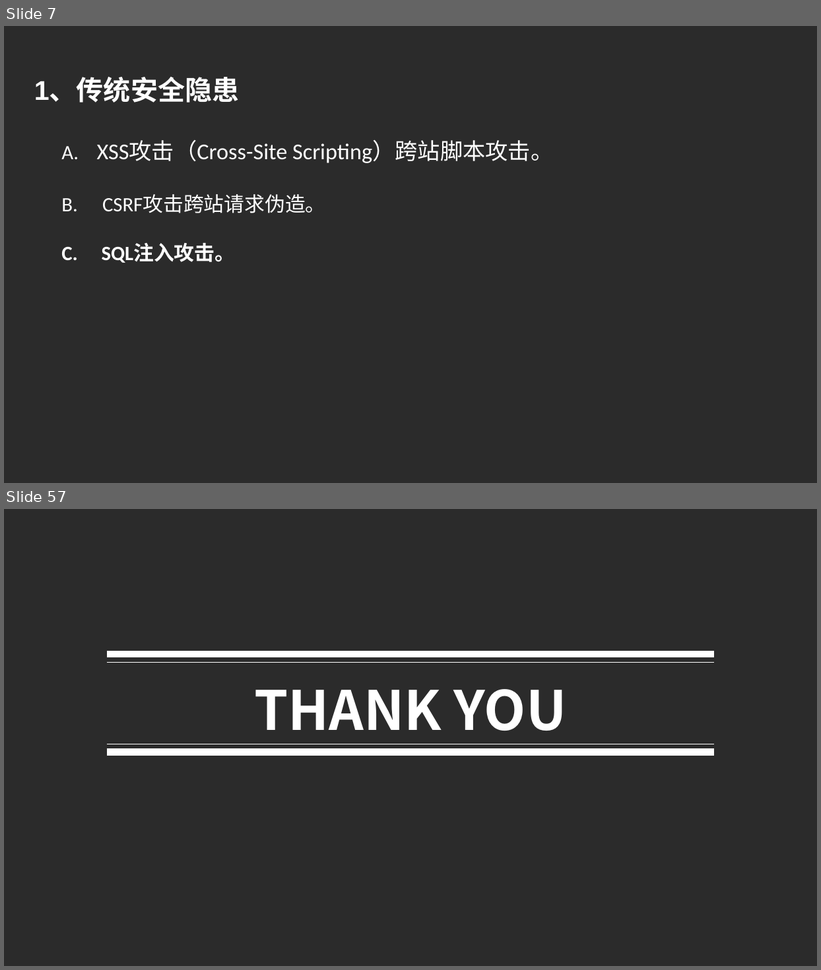
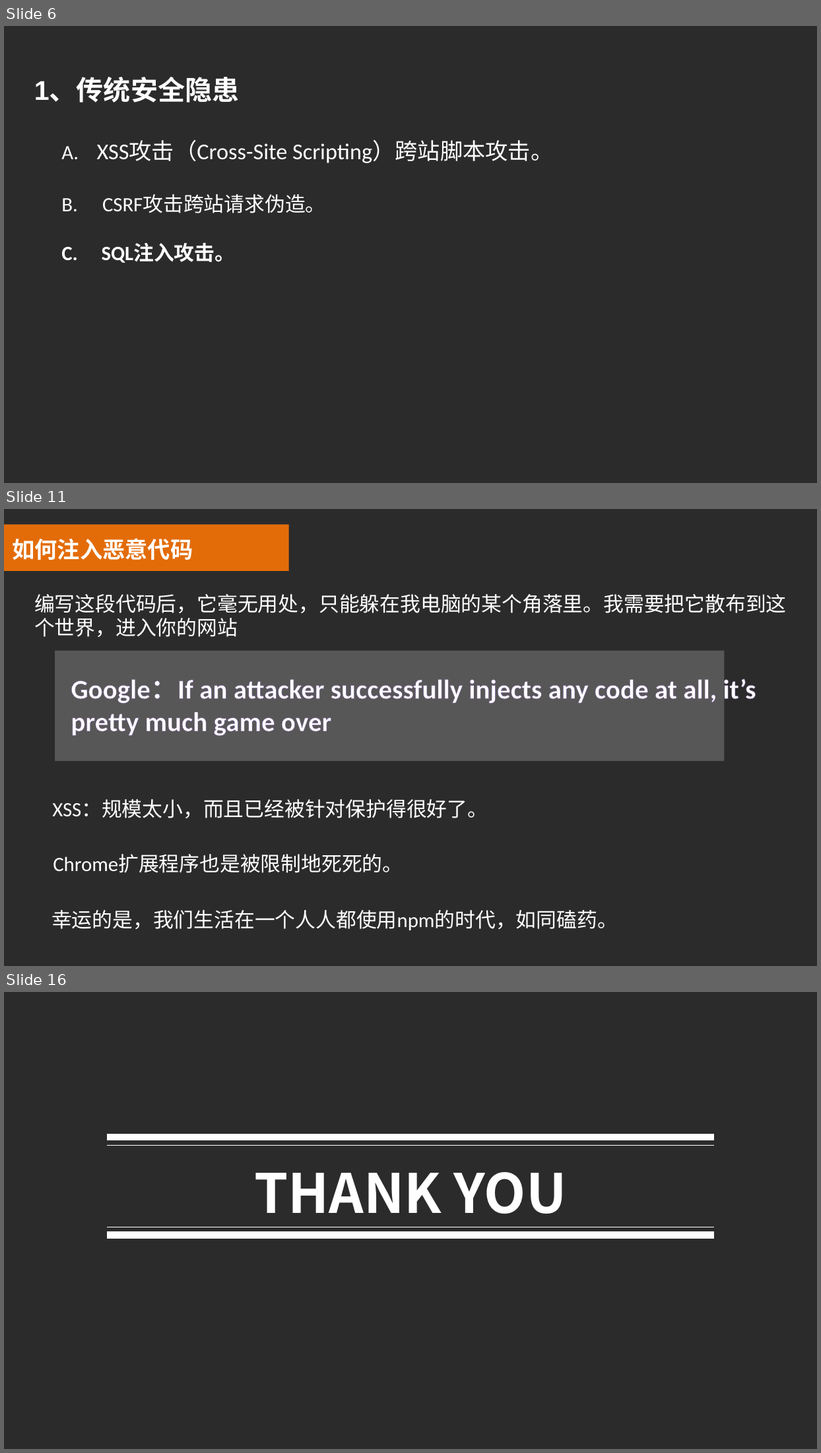
Before and after one commit to luke93h/git-blog, a slide deck: src/npm木马.pptx. Shown one above the other, each under a label of ours: slides 7 and 57 before the commit, slides 6, 11 and 16 after it; the slides between them are not shown. The pictures are 821x970 and 821x1453 pixels, drawn with LibreOffice and Linux fonts; fonts in the diff are those of the drawing; background and template pictures are left out; a plain dark background stands for a picture behind light text. Boxes give left, top, right and bottom in pixels: in the first picture for what was removed or moved away, otherwise in the second. Text is boxed around its words. In the diff, an @@ line names an element or a change of style, - is before the commit and + after.

```diff
--- a/src/npm木马.pptx
+++ b/src/npm木马.pptx
@@ slide 11 added at (x1=4, y1=509, x2=817, y2=966), background picture (left out) @@
@@ rectangle added at (x1=4, y1=524, x2=288, y2=571), fill #E36C09 @@
@@ text added at (x1=12, y1=538, x2=193, y2=560), 20 pt, text #FFFFFF, bold @@
+如何注入恶意代码
@@ text added at (x1=34, y1=594, x2=787, y2=637), 18 pt, text #FFFFFF @@
+编写这段代码后，它毫无用处，只能躲在我电脑的某个角落里。我需要把它散布到这个世界，进入你的网站
@@ rectangle added at (x1=55, y1=650, x2=725, y2=761), fill #FFFFFF at 21% opacity @@
@@ text added at (x1=71, y1=676, x2=756, y2=736), 24 pt, text #FFFFFF, bold @@
+Google：If an attacker successfully injects any code at all, it’s pretty much game over
@@ text added at (x1=52, y1=799, x2=488, y2=819), 18 pt, text #FFFFFF @@
+XSS：规模太小，而且已经被针对保护得很好了。
@@ text added at (x1=53, y1=854, x2=403, y2=873), 18 pt, text #FFFFFF @@
+Chrome扩展程序也是被限制地死死的。
@@ text added at (x1=52, y1=910, x2=618, y2=931), 18 pt, text #FFFFFF @@
+幸运的是，我们生活在一个人人都使用npm的时代，如同磕药。
@@ what was slide 7 is now slide 6 @@
@@ what was slide 57 is now slide 16 @@
```
Also in this commit, not shown: 2 slides changed, 7 other slides added, 49 slides removed.
